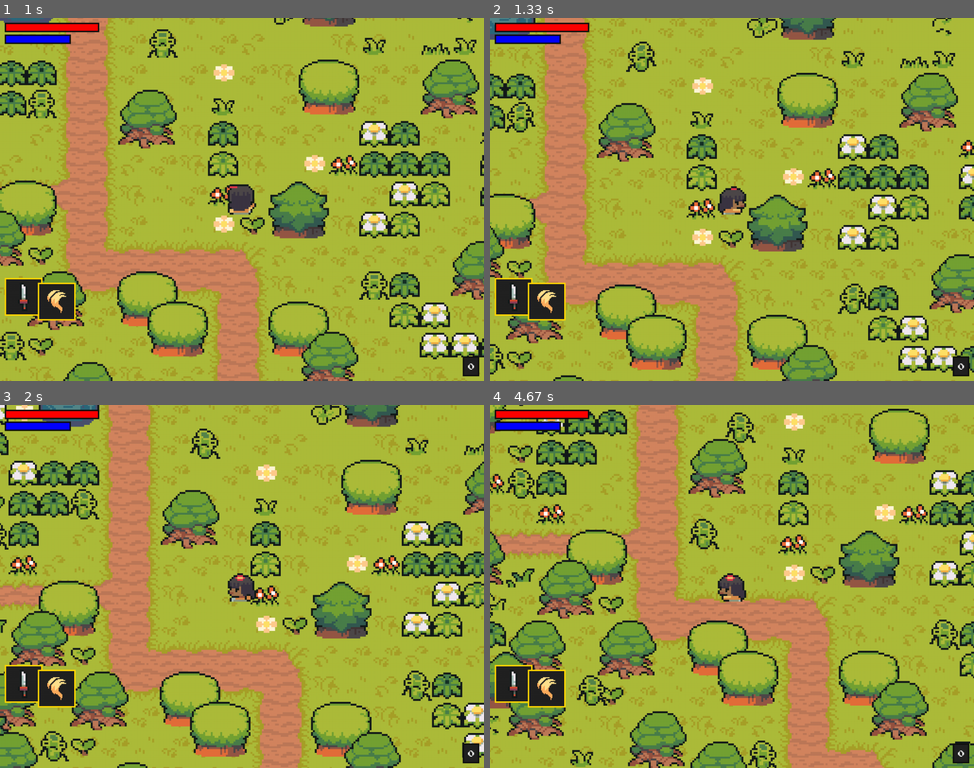
Above: before the commit, frames 1-4 (two rows, left to right).
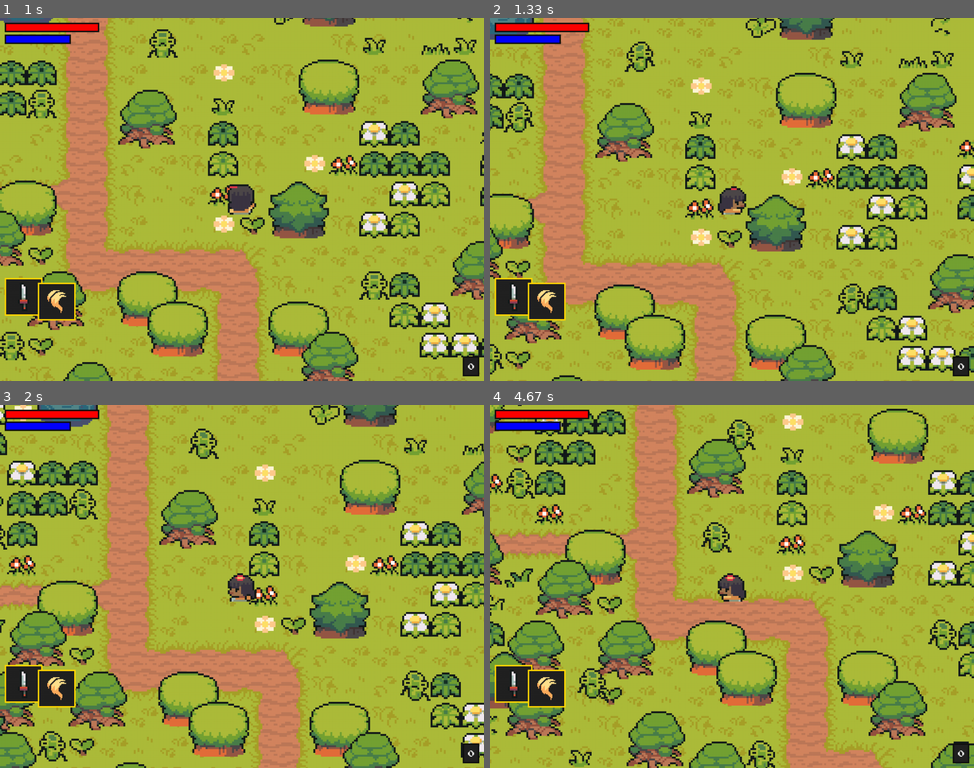
Above: after the commit, the same moments.

Repository: seungrye/pygame.zelda
Game: pygame game, started from main.py
Same seed, same stepped clock (60 frames per second), same inputs: the game is played once before the commit and once after it.
Inputs:
- Up to frame 1 (1 s): hold Right 0.33-0.8 s; hold Up from 0.83 s (still down)
- Up to frame 2 (1.33 s): release Up at 1.13 s; hold Right from 1.17 s (still down)
- Up to frame 3 (2 s): release Right at 1.63 s; hold Left from 1.67 s (still down)
- Up to frame 4 (4.67 s): release Left at 2.2 s; hold Down 2.23-2.53 s; hold Left 2.57-2.97 s; hold Up 3-3.37 s; hold Right 3.4-4.03 s; hold Down 4.07-4.43 s; hold Left from 4.47 s (still down)

Frame 1 is identical in both runs. In frame 2, 13% of the frame differs, in the area x 0-100%, y 0-100%; in frame 3, 14%; in frame 4, 15%.

Commit message:
게임 완료
* magic 및 경험치 업그레이드와 사운드 처리

TBD
* 다음과 같은 항목이 추가되었으면 더 좋을듯.
** 지도 자동 생성
** 업그레이드시 필요한 가격(cost) 표시

Diff:
--- a/enemy.py
+++ b/enemy.py
@@ -6,11 +6,12 @@
 from player import Player
 
 class Enemy(Entity):
-    def __init__(self, monster_name, pos, groups, obstacles_sprites, trigger_death_particles) -> None:
+    def __init__(self, monster_name, pos, groups, obstacles_sprites, trigger_death_particles, add_exp) -> None:
         super().__init__(groups)
 
         self.sprite_type = 'enemy'
         self.trigger_death_particles = trigger_death_particles
+        self.add_exp = add_exp
 
         # graphics
         self.import_graphics(monster_name)
@@ -44,6 +45,14 @@
         self.vulernable = True
         self.hit_time = None
         self.invincibility_duration = 300
+
+        # sounds
+        self.death_sound = pygame.mixer.Sound(f"./audio/hit.wav")
+        self.hit_sound = pygame.mixer.Sound(f"./audio/hit.wav")
+        self.attack_sound = pygame.mixer.Sound(monster_info['attack_sound'])
+        self.death_sound.set_volume(0.1)
+        self.hit_sound.set_volume(0.1)
+        self.attack_sound.set_volume(0.1)
 
     def import_graphics(self, monster_name):
         self.animations = {
@@ -80,6 +89,7 @@
 
     def actions(self, player):
         if self.status == 'attack':
+            self.attack_sound.play()
             self.attack_time = pygame.time.get_ticks()
             player.damage_player(self.damage, self.attack_type)
         elif self.status == 'move':
@@ -104,19 +114,21 @@
 
     def get_damage(self, player, attack_type):
         if self.vulernable:
+            self.hit_sound.play()
             self.direction = self.get_player_distance_direction(player)[1]
             if attack_type == 'weapon':
                 self.health -= player.get_full_weapon_damage()
             else:
-                # magic
-                pass
+                self.health -= player.get_full_magic_damage()
             self.hit_time = pygame.time.get_ticks()
             self.vulernable = False
 
     def check_death(self):
         if self.health <= 0:
+            self.death_sound.play()
             self.trigger_death_particles(self.rect.center, self.monster_name)
             self.kill()
+            self.add_exp(self.exp)
 
     def animate(self):
         animation = self.animations[self.status]
--- a/level.py
+++ b/level.py
@@ -12,8 +12,13 @@
 from ui import UI
 from weapon import Weapon
 
+from magic import MagicPlayer
+from upgrade import Upgrade
+
 class Level:
     def __init__(self) -> None:
+        self.game_paused = False
+
         self.display_surface = pygame.display.get_surface()
         self.visible_sprites = YSortCameraGroup()
         self.obstacles_sprites = pygame.sprite.Group()
@@ -25,9 +30,12 @@
         self.create_map()
 
         self.ui = UI()
+        self.upgrade = Upgrade(self.player)
 
         # particles
         self.animation_player = AnimationPlayer()
+
+        self.magic_player = MagicPlayer(self.animation_player)
 
     def create_map(self) -> None:
         layouts = {
@@ -68,13 +76,19 @@
                             if col == '391': monster_name = 'spirit'
                             if col == '392': monster_name = 'raccoon'
                             if col == '393': monster_name = 'squid'
-                            Enemy(monster_name, (x, y), [self.visible_sprites, self.attackable_sprites], self.obstacles_sprites, self.trigger_death_particles)
+                            Enemy(monster_name, (x, y),
+                                [self.visible_sprites, self.attackable_sprites],
+                                self.obstacles_sprites,
+                                self.trigger_death_particles,
+                                self.add_xp)
 
         #         if col == "x":
         #             Tile((x, y), [self.visible_sprites, self.obstacles_sprites])
         #         if col == 'p':
         #             self.player = Player((x, y), [self.visible_sprites], self.obstacles_sprites)
 
+    def toggle_menu(self):
+        self.game_paused = not self.game_paused
 
     def create_attack(self):
         self.current_attck = Weapon(self.player, [self.visible_sprites, self.attack_sprites])
@@ -95,11 +109,23 @@
             self.current_attck.kill()
             self.current_attck = None
 
+    def add_xp(self, amount):
+        self.player.exp += amount
+
     def create_magic(self, style, strength, cost):
         # self.current_attck = Weapon(self.player, [self.visible_sprites])
-        print(style)
-        print(strength)
-        print(cost)
+
+        if style == 'heal':
+            self.magic_player.heal(self.player, strength, cost, [self.visible_sprites])
+            pass
+
+        if style == 'flame':
+            self.magic_player.flame(self.player, cost, [self.visible_sprites, self.attack_sprites])
+            pass
+
+        # print(style)
+        # print(strength)
+        # print(cost)
 
     def destroy_magic(self):
         pass
@@ -125,10 +151,14 @@
 
     def run(self):
         self.visible_sprites.custom_draw(self.player)
-        self.visible_sprites.update()  # call Player's update()
-        self.visible_sprites.enemy_update(self.player)
-        self.player_attack_logic()
         self.ui.display(self.player)
+
+        if self.game_paused:
+            self.upgrade.display()
+        else:
+            self.visible_sprites.update()  # call Player's update()
+            self.visible_sprites.enemy_update(self.player)
+            self.player_attack_logic()
 
 class YSortCameraGroup(pygame.sprite.Group):
     def __init__(self) -> None:
--- /dev/null
+++ b/magic.py
@@ -0,0 +1,58 @@
+import pygame
+from settings import *
+from random import randint
+
+class MagicPlayer:
+    def __init__(self, animation_player):
+        self.animation_player = animation_player
+        self.sounds = {
+            'heal': pygame.mixer.Sound('./audio/heal.wav'),
+            'flame': pygame.mixer.Sound('./audio/Fire.wav'),
+        }
+        self.sounds['heal'].set_volume(0.2)
+        self.sounds['flame'].set_volume(0.1)
+
+
+    def heal(self, player, strength, cost, groups):
+        if player.energy >= cost:
+            self.sounds['heal'].play()
+            player.energy -= cost
+            player.health += strength
+            if player.health > player.stats['health']:
+                player.health = player.stats['health']
+
+            pos = player.rect.center
+            self.animation_player.create_particles('aura', pos, groups)
+            self.animation_player.create_particles('heal', pos + pygame.math.Vector2(0, -30), groups)
+
+
+    def flame(self, player, cost, groups):
+        if player.energy >= cost:
+            self.sounds['flame'].play()
+            player.energy -= cost
+
+            see = player.status.split('_')[0]
+            if see == 'left':
+                direction = pygame.math.Vector2(-1, 0)
+            elif see == 'right':
+                direction = pygame.math.Vector2(1, 0)
+            elif see == 'up':
+                direction = pygame.math.Vector2(0, -1)
+            elif see == 'down':
+                direction = pygame.math.Vector2(0, 1)
+
+            for i in range(1, 6):
+                if direction.x: # horizontal
+                    offset_x = (direction.x * i) * TILESIZE
+                    x = player.rect.centerx + offset_x + randint(-TILESIZE // 3, TILESIZE // 3)
+                    y = player.rect.centery + randint(-TILESIZE // 3, TILESIZE // 3)
+                    self.animation_player.create_particles('flame', (x, y), groups)
+                    pass
+                else: # vertical
+                    offset_y = (direction.y * i) * TILESIZE
+                    x = player.rect.centerx + randint(-TILESIZE // 3, TILESIZE // 3)
+                    y = player.rect.centery + offset_y + randint(-TILESIZE // 3, TILESIZE // 3)
+                    self.animation_player.create_particles('flame', (x, y), groups)
+                    pass
+
+        pass
--- a/main.py
+++ b/main.py
@@ -3,8 +3,8 @@
 from level import Level
 from settings import *
 
-# 다음 내용부터 이어서 진행하기
-# https://youtu.be/QU1pPzEGrqw?t=21386
+# 다음의 링크를 보고 따라 작성함.
+# https://www.youtube.com/watch?v=QU1pPzEGrqw
 
 class Game:
     def __init__(self):
@@ -14,14 +14,22 @@
         pygame.display.set_caption("Zilda")
         self.level = Level()
 
+        # sound
+        main_sound = pygame.mixer.Sound('./audio/main.ogg')
+        main_sound.set_volume(0.08)
+        main_sound.play(loops = -1)
+
     def run(self):
         while True:
             for event in pygame.event.get():
                 if event.type == pygame.QUIT:
                     pygame.quit()
                     sys.exit()
+                if event.type == pygame.KEYDOWN:
+                    if event.key == pygame.K_m:
+                        self.level.toggle_menu()
 
-            self.screen.fill('black')
+            self.screen.fill(WATER_COLOR)
             self.level.run()
             pygame.display.update()
             self.clock.tick(FPS)
--- a/particles.py
+++ b/particles.py
@@ -6,6 +6,7 @@
 class ParticleEffect(pygame.sprite.Sprite):
     def __init__(self, pos, animation_frames, groups) -> None:
         super().__init__(groups)
+        self.sprite_type = 'magic'
         self.frame_index = 0
         self.animation_speed = 0.15
         self.frames = animation_frames
--- a/player.py
+++ b/player.py
@@ -2,7 +2,7 @@
 from entity import Entity
 
 from support import import_folder
-from settings import weapon_data
+from settings import HITBOX_OFFSET, weapon_data
 from settings import magic_data
 
 class Player(Entity):
@@ -12,7 +12,7 @@
         super().__init__(groups)
         self.image = pygame.image.load("./graphics/player.png").convert_alpha()
         self.rect = self.image.get_rect(topleft=pos)
-        self.hitbox = self.rect.inflate(0, -26)
+        self.hitbox = self.rect.inflate(-6, HITBOX_OFFSET['player'])
 
         self.import_player_assets()
         self.status = 'down'
@@ -48,10 +48,11 @@
 
         # stats
         self.stats = { 'health': 100, 'energy':60, 'attack': 10, 'magic':4, 'speed':6}
+        self.max_stats = { 'health': 300, 'energy':140, 'attack': 20, 'magic':10, 'speed':12}
+        self.upgrade_cost = { 'health': 100, 'energy':100, 'attack': 100, 'magic':100, 'speed':100}
         self.health = self.stats['health']
         self.energy = self.stats['energy']
         self.exp = 0 # 경험치
-        self.speed = self.stats['speed']
 
 
         self.damage_player = damage_player
@@ -61,11 +62,31 @@
         self.hurt_time = None
         self.invincibility_duration = 300
 
+        # sound
+        self.weapon_attacks_sound = pygame.mixer.Sound("./audio/sword.wav")
+        self.weapon_attacks_sound.set_volume(0.1)
+
+    def get_value_by_index(self, index):
+        return list(self.stats.values())[index]
+
+    def get_cost_by_index(self, index):
+        return list(self.upgrade_cost.values())[index]
+
+    def energy_recovery(self):
+        if self.energy <= self.stats['energy']:
+            self.energy += 0.01 * self.stats['magic']
+        else:
+            self.energy = self.stats['energy']
 
     def get_full_weapon_damage(self):
         base_damage = self.stats['attack']
         weapon_damage = weapon_data[self.weapon]['damage']
         return base_damage + weapon_damage
+
+    def get_full_magic_damage(self):
+        base_damage = self.stats['attack']
+        magic_damage = magic_data[self.magic]['strength']
+        return base_damage + magic_damage
 
     def import_player_assets(self):
         self.animations = {
@@ -115,12 +136,14 @@
             self.attacking = True
             self.attack_time = pygame.time.get_ticks()
             self.create_attack()
+            self.weapon_attacks_sound.play()
 
         # magic
         if keys[pygame.K_x]:
             self.attacking = True
             self.attack_time = pygame.time.get_ticks()
-            style = magic_data[self.magic]['graphic']
+            # style = magic_data[self.magic]['graphic']
+            style = self.magic
             strength = magic_data[self.magic]['strength']
             cost = magic_data[self.magic]['cost']
             self.create_magic(style, strength, cost)
@@ -231,4 +254,5 @@
         self.cooldowns()
         self.get_status()
         self.animate()
-        self.move(self.speed)
+        self.move(self.stats['speed'])
+        self.energy_recovery()
--- a/settings.py
+++ b/settings.py
@@ -2,6 +2,13 @@
 HEIGHT = 768
 TILESIZE=64
 FPS = 60
+
+HITBOX_OFFSET = {
+    'player': -26,
+    'object': -40,
+    'grass': -10,
+    'invisible': 0
+}
 
 BAR_HEIGHT = 20
 HEALTH_BAR_WIDTH = 200
@@ -18,6 +25,11 @@
 HEALTH_COLOR = 'red'
 ENERGY_COLOR = 'blue'
 UI_BORDER_COLOR_ACTIVE = 'gold'
+
+TEXT_COLOR_SELECTED = '#111111'
+BAR_COLOR = "#EEEEEE"
+BAR_COLOR_SELECTED = '#111111'
+UPGRADE_BG_COLOR_SELECTED = '#EEEEEE'
 
 weapon_data = {
     'sword': { 'cooldown': 100, 'damage': 15, 'graphic': './graphics/weapons/sword/full.png' },
--- a/tile.py
+++ b/tile.py
@@ -4,11 +4,14 @@
 class Tile(pygame.sprite.Sprite):
     def __init__(self, pos, groups, sprite_type, surface = pygame.Surface((TILESIZE, TILESIZE))) -> None:
         super().__init__(groups)
-        # self.image = pygame.image.load("./graphics/rock.png").convert_alpha()
+
         self.sprite_type = sprite_type
         self.image = surface
+
         if sprite_type == 'object':
             self.rect = self.image.get_rect(topleft=(pos[0], pos[1] - TILESIZE))
         else:
             self.rect = self.image.get_rect(topleft=pos)
-        self.hitbox = self.rect.inflate(0, -10)
+
+        y_offset = HITBOX_OFFSET[sprite_type]  # sprite_type 은 level.py 에서 설정한다.
+        self.hitbox = self.rect.inflate(0, y_offset)
--- a/ui.py
+++ b/ui.py
@@ -70,7 +70,7 @@
     def display(self, player):
         self.show_bar(player.health, player.stats['health'], self.health_bar_rect, HEALTH_COLOR)
         self.show_bar(player.energy, player.stats['energy'], self.energy_bar_rect, ENERGY_COLOR)
-        self.show_exp(player.exp)
+        self.show_exp(int(player.exp))
 
         self.weapon_overlay(player.weapon_index, player.can_switch_weapon)
         self.magic_overlay(player.magic_index, player.can_switch_magic)
--- /dev/null
+++ b/upgrade.py
@@ -0,0 +1,144 @@
+from locale import currency
+import pygame
+from settings import *
+
+class Upgrade:
+    def __init__(self, player):
+        self.display_surface = pygame.display.get_surface()
+        self.player = player
+        self.attribute_number = len(player.stats)
+        self.attribute_names = list(player.stats.keys())
+        self.font = pygame.font.Font(UI_FONT, UI_FONT_SIZE)
+        self.max_values = list(player.max_stats.values())
+
+        # item dimensions
+        self.height = self.display_surface.get_size()[1] * 0.8
+        self.width = self.display_surface.get_size()[0] // 6
+        self.create_items()
+
+        # selection system
+        self.selection_index = 0
+        self.selection_time = None
+        self.can_move = True
+
+    def create_items(self):
+        self.item_list = []
+
+        for index, item in enumerate(range(self.attribute_number)):
+            # horizontal position
+            full_width = self.display_surface.get_size()[0]
+            increment = full_width // self.attribute_number
+            left =(increment * item) + (increment - self.width) // 2
+
+            # vertical position
+            top = self.display_surface.get_size()[1] * 0.1
+
+            item = Item(left, top, self.width, self.height, index, self.font)
+            self.item_list.append(item)
+
+
+    def input(self):
+        keys = pygame.key.get_pressed()
+
+        if self.can_move:
+            if keys[pygame.K_RIGHT] and self.selection_index < self.attribute_number - 1:
+                self.selection_index += 1
+                self.can_move = False
+                self.selection_time = pygame.time.get_ticks()
+            elif keys[pygame.K_LEFT] and  self.selection_index >= 1:
+                self.selection_index -= 1
+                self.can_move = False
+                self.selection_time = pygame.time.get_ticks()
+
+            elif keys[pygame.K_SPACE]:
+                self.can_move = False
+                self.selection_time = pygame.time.get_ticks()
+                self.item_list[self.selection_index].trigger(self.player)
+
+    def selection_cooldown(self):
+        if not self.can_move:
+            current_time = pygame.time.get_ticks()
+            if current_time - self.selection_time >= 300:
+                self.can_move = True
+
+    def display(self):
+        self.input()
+        self.selection_cooldown()
+        for index, item in enumerate(self.item_list):
+            # get attributes
+            name = self.attribute_names[index]
+            value = self.player.get_value_by_index(index)
+            max_value = self.max_values[index]
+            cost = self.player.get_cost_by_index(index)
+
+            item.display(
+                self.display_surface,
+                self.selection_index,
+                name,
+                value,
+                max_value,
+                cost
+                )
+
+class Item:
+    def __init__(self, l, t, w, h, index, font):
+        self.rect = pygame.Rect(l, t, w, h)
+        self.index = index
+        self.font = font
+
+    def display_name(self, surface, name, cost, selected):
+        color = TEXT_COLOR
+        if selected:
+            color = TEXT_COLOR_SELECTED
+
+        #title
+        title_surface = self.font.render(name, False, color)
+        title_rect = title_surface.get_rect(midtop=self.rect.midtop + pygame.math.Vector2(0, 20))
+
+        #cost
+        cost_surface = self.font.render(str(int(cost)), False, color)
+        cost_rect = cost_surface.get_rect(midbottom=self.rect.midbottom - pygame.math.Vector2(0, 20))
+
+        #draw
+        surface.blit(title_surface, title_rect)
+        surface.blit(cost_surface, cost_rect)
+        pass
+
+    def display_bar(self, surface, value, max_value, selected):
+        color = BAR_COLOR
+        if selected:
+            color = BAR_COLOR_SELECTED
+
+        top = self.rect.midtop + pygame.math.Vector2(0, 60)
+        bottom = self.rect.midbottom - pygame.math.Vector2(0, 60)
+
+        full_height = bottom[1] - top[1]
+        relative_number = (value / max_value) * full_height  # 비율
+        value_rect = pygame.Rect(top[0] - 15, bottom[1] - relative_number, 30, 10)
+
+        #draw
+        pygame.draw.line(surface, color, top, bottom, 5)
+        pygame.draw.rect(surface, color, value_rect)
+        pass
+
+    def trigger(self, player):
+        upgrade_attribute = list(player.stats.keys())[self.index]
+
+        if  player.exp > player.upgrade_cost[upgrade_attribute] and player.stats[upgrade_attribute] < player.max_stats[upgrade_attribute]:
+            player.exp -= player.upgrade_cost[upgrade_attribute]
+            player.stats[upgrade_attribute] *= 1.2
+            player.upgrade_cost[upgrade_attribute] *= 1.4
+
+        if player.stats[upgrade_attribute] > player.max_stats[upgrade_attribute]:
+            player.stats[upgrade_attribute] = player.max_stats[upgrade_attribute]
+
+    def display(self, surface, selection_num, name, value, max_value, cost):
+        if self.index == selection_num:
+            pygame.draw.rect(surface, UPGRADE_BG_COLOR_SELECTED, self.rect)
+            pygame.draw.rect(surface, UI_BORDER_COLOR, self.rect, 4)
+        else:
+            pygame.draw.rect(surface, UI_BG_COLOR, self.rect)
+            pygame.draw.rect(surface, UI_BORDER_COLOR, self.rect, 4)
+
+        self.display_name(surface, name, cost, self.index == selection_num)
+        self.display_bar(surface, value, max_value, self.index == selection_num)
